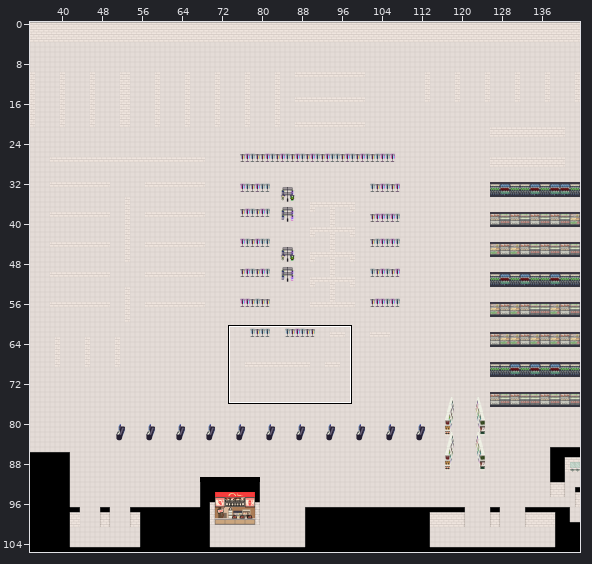
Two versions of a level (Tiled map, assets/data/walmartReal.tmx). Above, an overview of the earlier version with the close-up marked.
Close-up. Before:
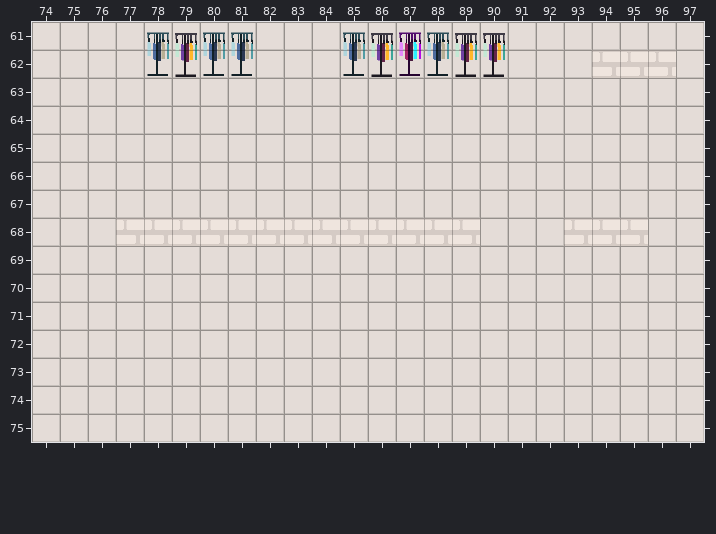
Cells are 32x32 px. Shown: x 74..97, y 61..75. The commit also changed other parts of the map, which this record leaves out.
After the commit:
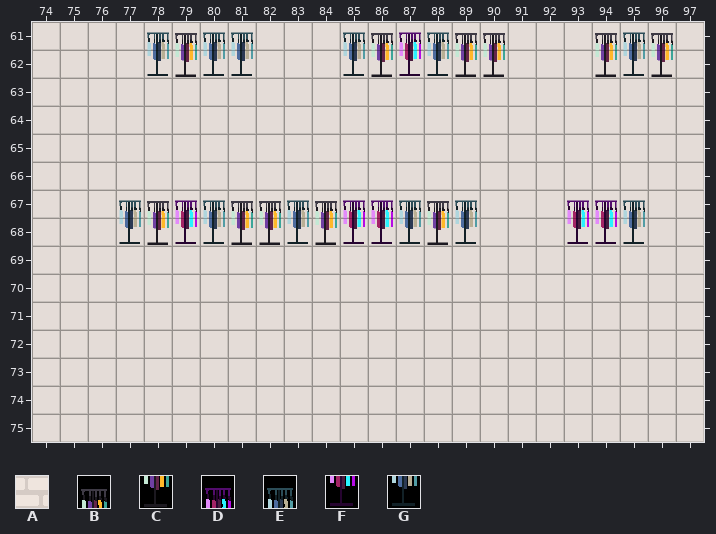
Key: from "TilesOnly": A 2; from "tileset": B 393, C 425, D 457, E 458, F 489, G 490.
_ is an empty cell.
The edit:
Layer "Foreground":
The edit erases tile A in row 62 at x 94 to 96; in row 68 at x 77 to 89 and 93 to 95.
Layer "ForegroundObjects":
Tile B now appears in row 61 at x 94 and 96; in row 67 at x 78, 81 to 82, 84 and 88.
Tile C now appears in row 62 at x 94 and 96; in row 68 at x 78, 81 to 82, 84 and 88.
Tile D now appears in row 67 at x 79, 85 to 86 and 93 to 94.
Tile E now appears in row 61 at x 95; in row 67 at x 77, 80, 83, 87, 89 and 95.
Tile F now appears in row 68 at x 79, 85 to 86 and 93 to 94.
Tile G now appears in row 62 at x 95; in row 68 at x 77, 80, 83, 87, 89 and 95.
